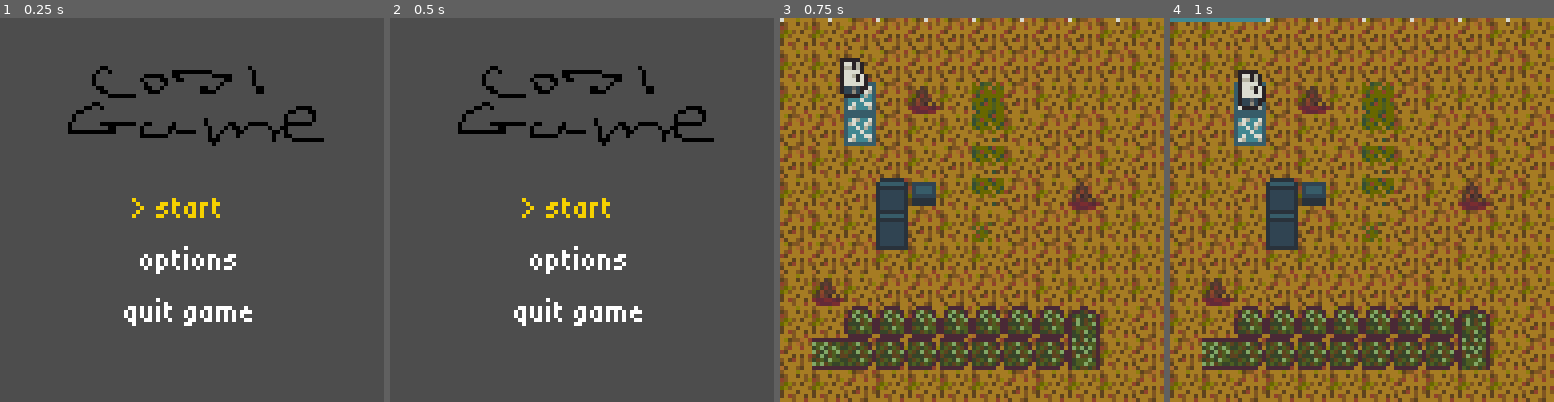
Above: before the commit, frames 1-4 (left to right).
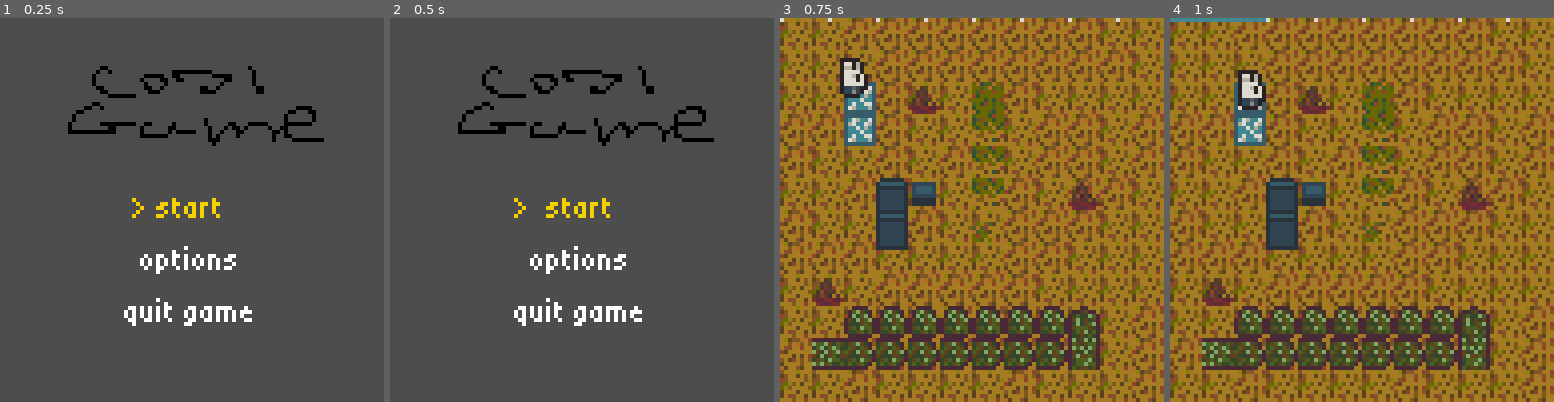
Above: after the commit, the same moments.

Repository: Someone68/cozyfall
Game: Godot game, scene res://scenes/main_menu.tscn
Two runs of this game, one before a commit and one after it. Both use one fixed random seed, a clock stepped at 60 frames per second and the inputs below.
Inputs:
- Up to frame 1 (0.25 s): no input
- Up to frame 2 (0.5 s): no input
- Up to frame 3 (0.75 s): tap Enter (ui_accept) at 0.5 s; hold Right (ui_right) from 0.53 s (still down); tap Z (tunnel) at 0.6 s
- Up to frame 4 (1 s): keep holding Right (ui_right); tap Enter (ui_accept) at 0.77 s

Frame 1 is identical in both runs. In frame 2, 0.1% of the frame differs, in the area x 32-38%, y 46-53%; in frame 3, nothing differs; in frame 4, nothing differs.

Commit message:
reset arrow timer when changing selection

Diff:
--- a/scripts/select_menu.gd
+++ b/scripts/select_menu.gd
@@ -41,6 +41,9 @@
 	_refresh()
 
 func _refresh():
+	$Timer.start(0.3)
+	$Timer.set_wait_time(1)
+	alternate_prefix = false
 	var items := _items()
 	for i in items.size():
 		items[i].modulate = highlight_color if i == index else normal_color
